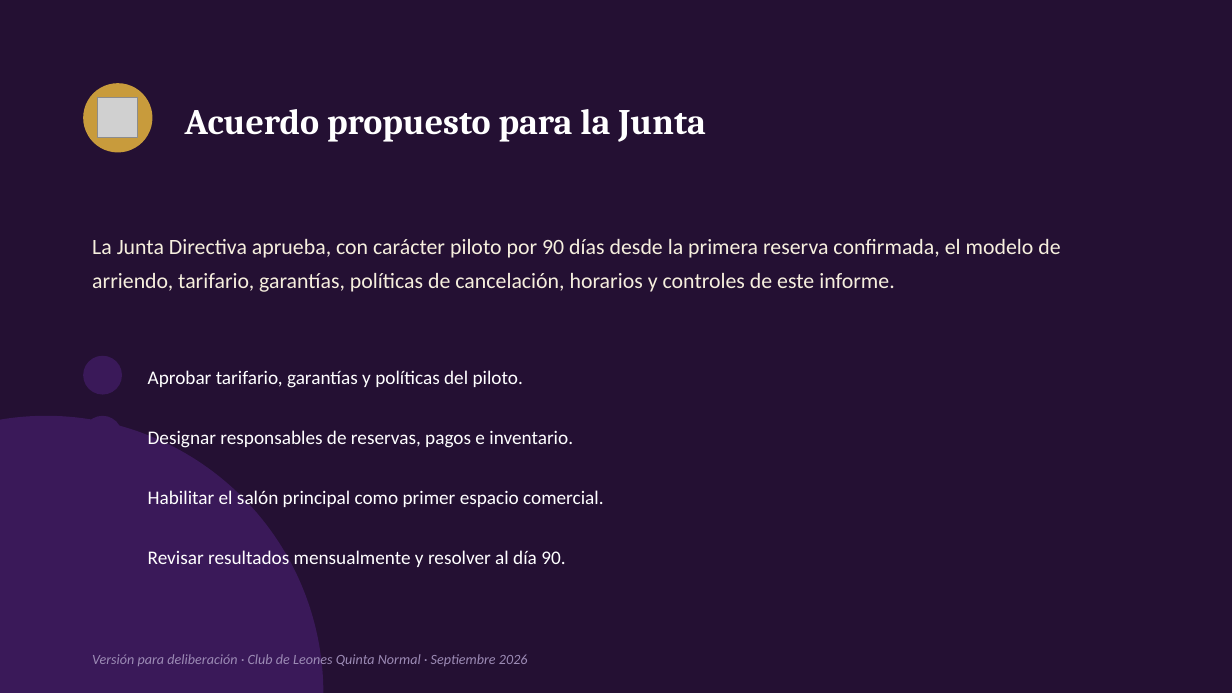
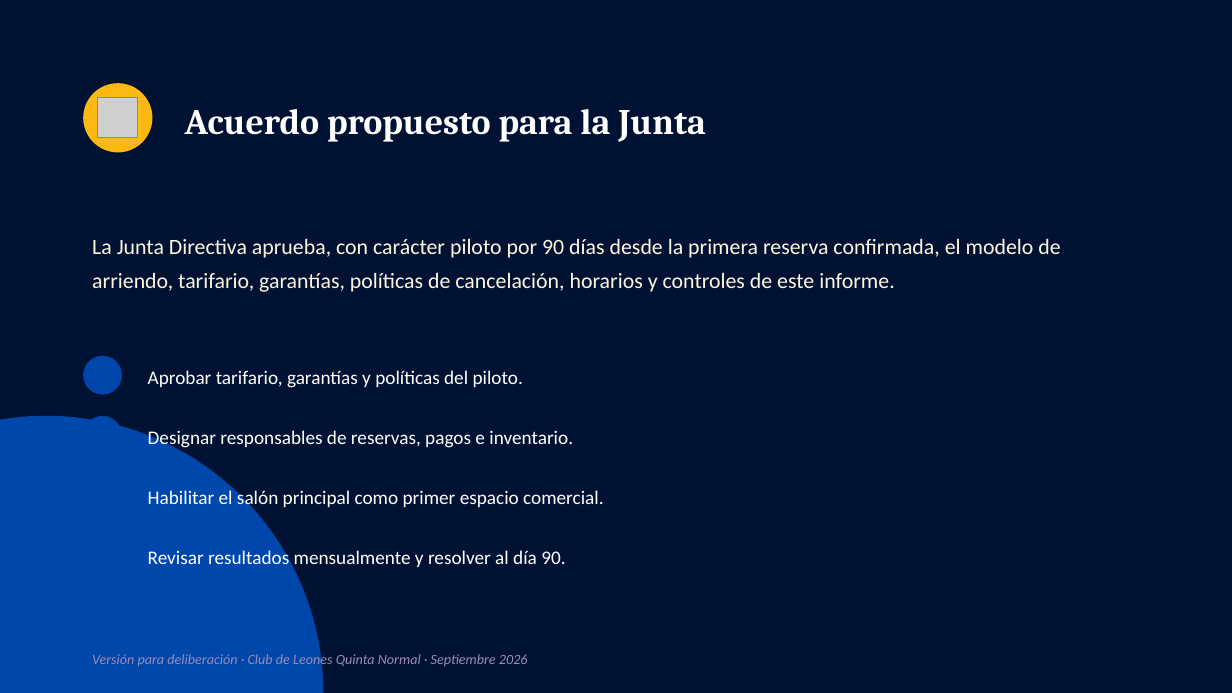
Before and after one commit to wbarrientosd-svg/claude, a slide deck: slide 10 of informes/Presentacion_Modelo_Arriendo_Club_Leones_Z144.pptx. Drawn at 1232x693 pixels with LibreOffice and Linux fonts; fonts in the diff are those of the drawing; grey boxes stand for pictures; background and template pictures are left out. Boxes give left, top, right and bottom in pixels: in the first picture for what was removed or moved away, otherwise in the second. Text is boxed around its words. In the diff, an @@ line names an element or a change of style, - is before the commit and + after.

```diff
--- a/informes/Presentacion_Modelo_Arriendo_Club_Leones_Z144.pptx
+++ b/informes/Presentacion_Modelo_Arriendo_Club_Leones_Z144.pptx
@@ background #241033 to #001233 @@
@@ ellipse at bbox=[83, 83, 152, 152]: fill #C89B3C to #FDB913 @@
@@ text "La Junta Directiva aprueba, con ..." at bbox=[92, 239, 1060, 292]: text colour #F6EFDE to #FFF6DF @@
@@ fill #3A1959 to #0047AB in 5 elements at bbox=[0, 416, 323, 693], bbox=[83, 356, 122, 395], bbox=[83, 416, 122, 455], bbox=[83, 476, 122, 515], bbox=[83, 536, 122, 575] @@
```
Also in this commit, not shown: 9 other slides changed, 1 other file.
